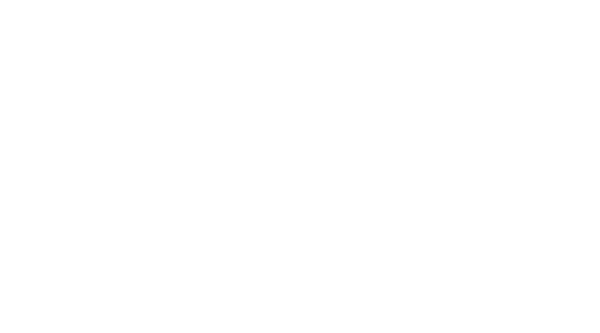
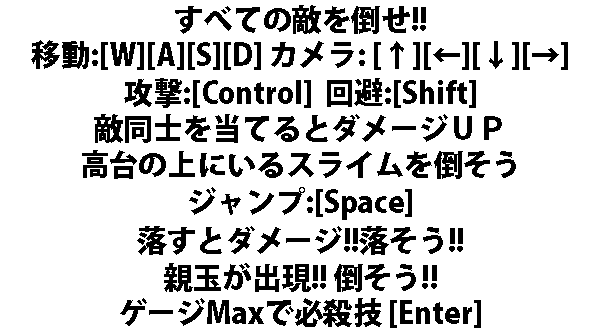
Layered file, before and after one edit (600x333). Changes by layer:
removed layer "レイヤー 1" from group "文字 のコピー 3" over [31, 5, 568, 328]
removed layer "必殺技:[Enter]" (1st of 3, in "文字 のコピー 3") from group "文字 のコピー 3" over [31, 5, 568, 328]
renamed "必殺技:[Enter]" to "ゲージMaxで必殺技 [Enter]", painted on it over [120, 298, 481, 328]
